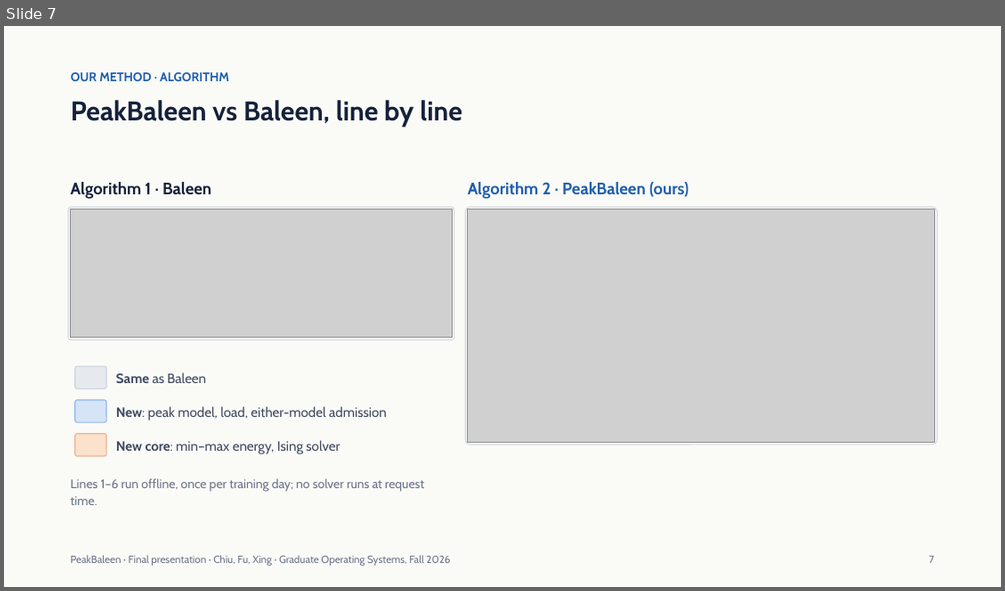
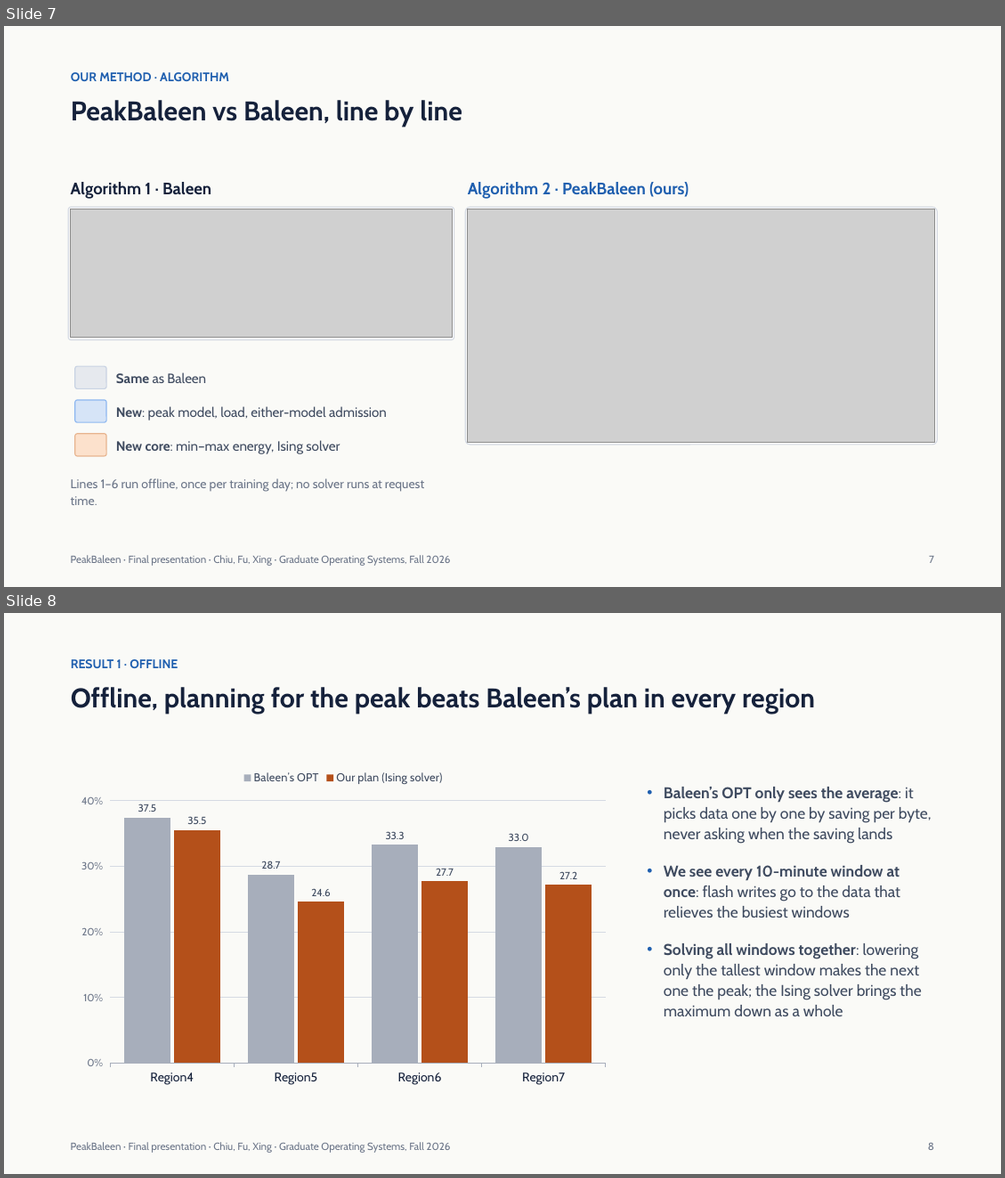
Before and after one commit to xingsixue123/OS_final_project, a slide deck: changes/6_final/PeakBaleen_Final_v3.pptx. Shown one above the other, each under a label of ours: slide 7 before the commit, slides 7 and 8 after it. The pictures are 1005x591 and 1005x1178 pixels, drawn with LibreOffice and Linux fonts; fonts in the diff are those of the drawing; grey boxes stand for pictures. Boxes give left, top, right and bottom in pixels: in the first picture for what was removed or moved away, otherwise in the second. Text is boxed around its words. In the diff, an @@ line names an element or a change of style, - is before the commit and + after.

```diff
--- a/changes/6_final/PeakBaleen_Final_v3.pptx
+++ b/changes/6_final/PeakBaleen_Final_v3.pptx
@@ slide 8 added at (4,613,1001,1174), background #FAFAF7 @@
@@ text added at (71,659,178,668), 12 pt, text #1F5FAF, bold @@
+RESULT 1 · OFFLINE
@@ title added at (71,687,815,714), 26 pt, text #15213B, bold @@
+Offline, planning for the peak beats Baleen’s plan in every region
@@ column chart added at (71,763,616,1092) @@
+categories: Region4, Region5, Region6, Region7
+Baleen’s OPT: 37.5, 28.7, 33.3, 33
+Our plan (Ising solver): 35.5, 24.6, 27.7, 27.2
@@ text added at (663,787,931,1016), 15 pt, text #3F4B60 @@
+• Baleen’s OPT only sees the average: it picks data one by one by saving per byte, never asking when the saving lands
+• We see every 10-minute window at once: flash writes go to the data that relieves the busiest windows
+• Solving all windows together: lowering only the tallest window makes the next one the peak; the Ising solver brings the maximum down as a whole
@@ text added at (71,1142,450,1152), 10 pt, text #6B7588 @@
+PeakBaleen · Final presentation · Chiu, Fu, Xing · Graduate Operating Systems, Fall 2026
@@ text added at (928,1143,934,1150), 10 pt, text #6B7588 @@
+8
```
Also in this commit, not shown: 1 slide removed, 5 other files.
